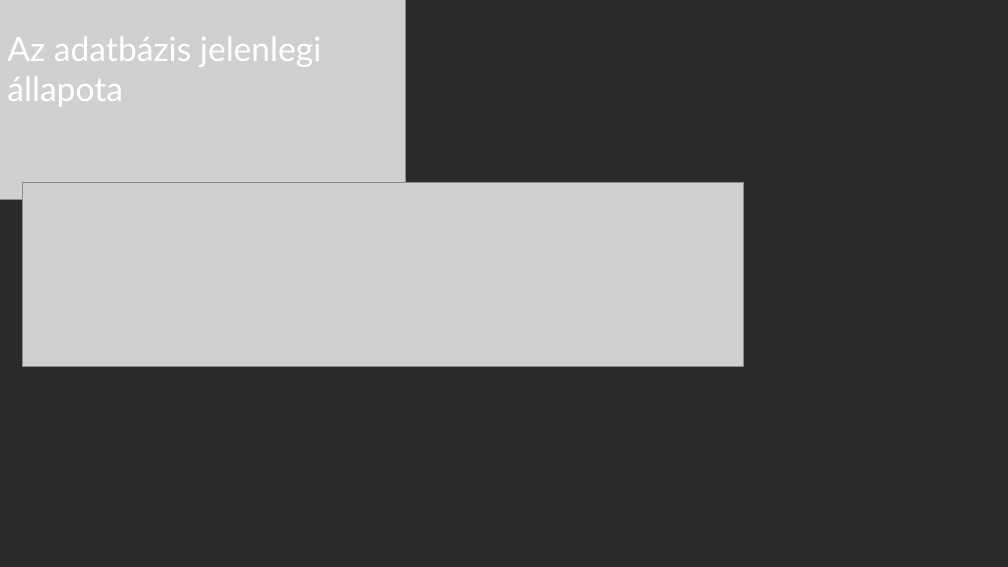
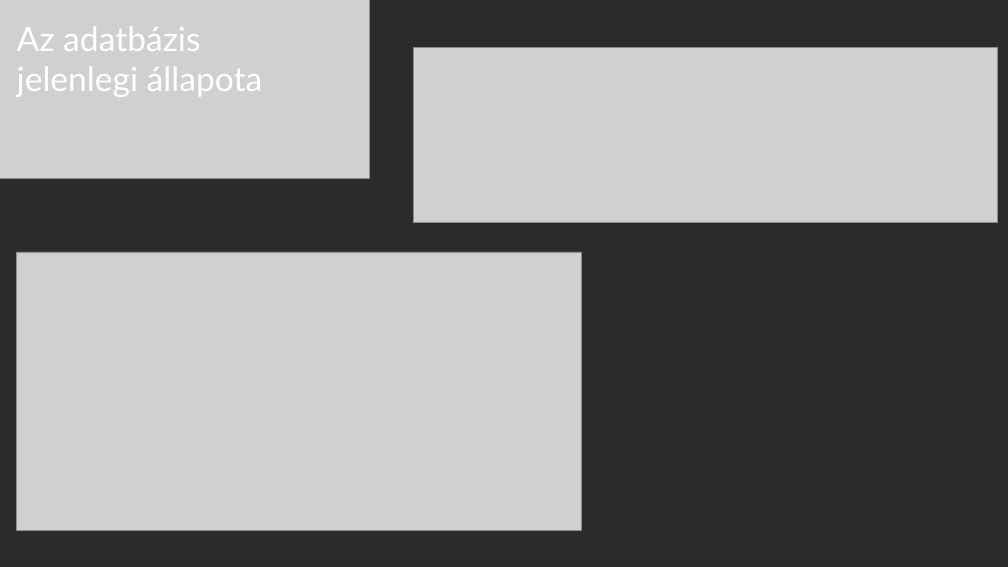
Before and after one commit to ponuzsr/vizsgaremek, a slide deck: slide 28 of Vizsgaremek_Ppt.pptx (slide 21 before the commit). Drawn at 1008x567 pixels with LibreOffice and Linux fonts; fonts in the diff are those of the drawing; grey boxes stand for pictures; background and template pictures are left out; a plain dark background stands for a picture behind light text. Boxes give left, top, right and bottom in pixels: in the first picture for what was removed or moved away, otherwise in the second. Text is boxed around its words. In the diff, an @@ line names an element or a change of style, - is before the commit and + after.

Commit message:
Powerpoint images is added
Our ppt is almost done 70%

```diff
--- a/Vizsgaremek_Ppt.pptx
+++ b/Vizsgaremek_Ppt.pptx
@@ picture: place and size @@
-picture at (0,0,405,199)
+picture at (0,0,369,178)
@@ text at (17,27,263,97): text changed @@
-Az adatbázis jelenlegi állapota
+Az adatbázis
+jelenlegi állapota
@@ picture added at (414,48,997,223) @@
@@ picture removed at (23,182,744,366) @@
@@ picture added at (17,252,582,531) @@
```
Also in this commit, not shown: 13 other slides changed, 8 slides added, 1 slide removed.
